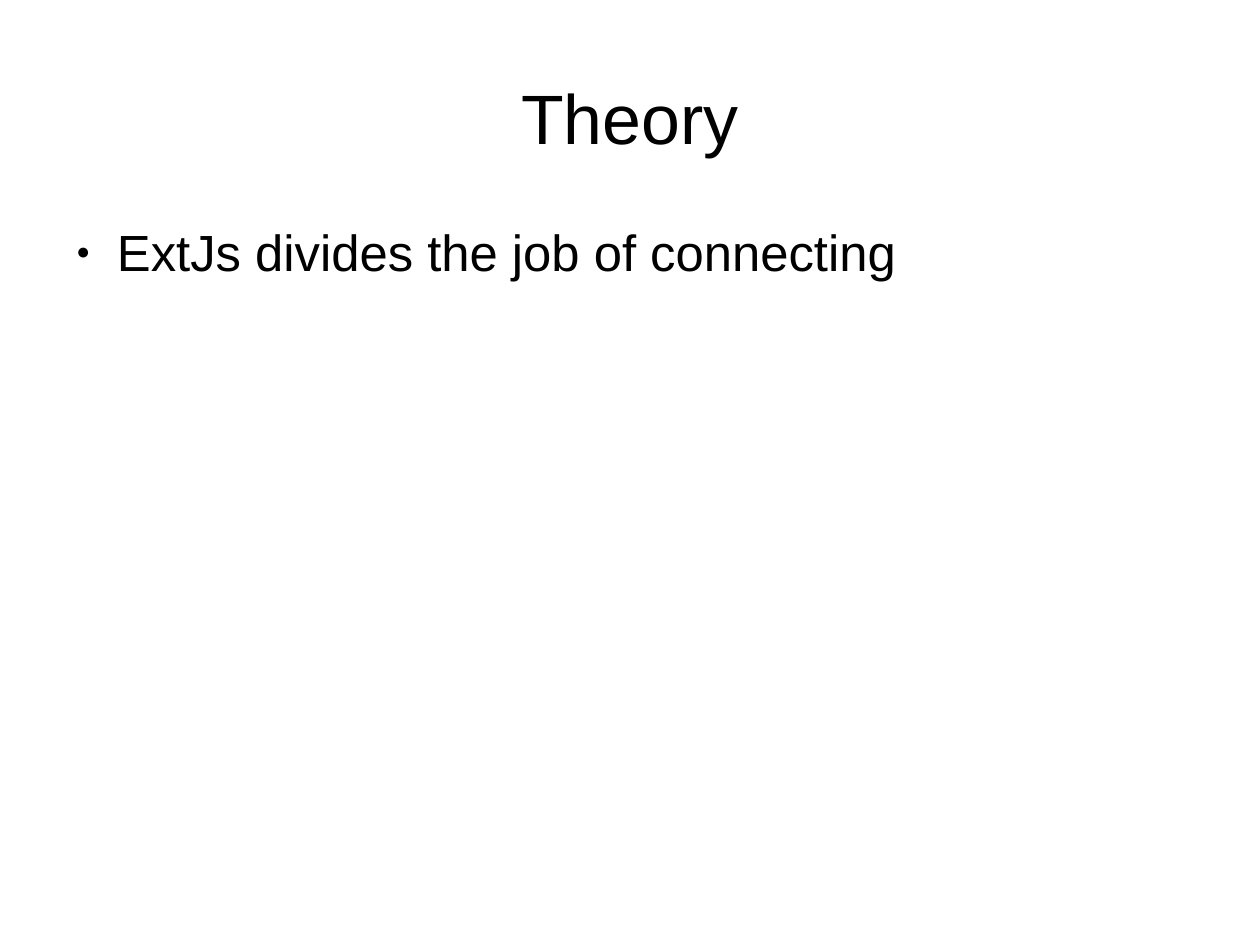
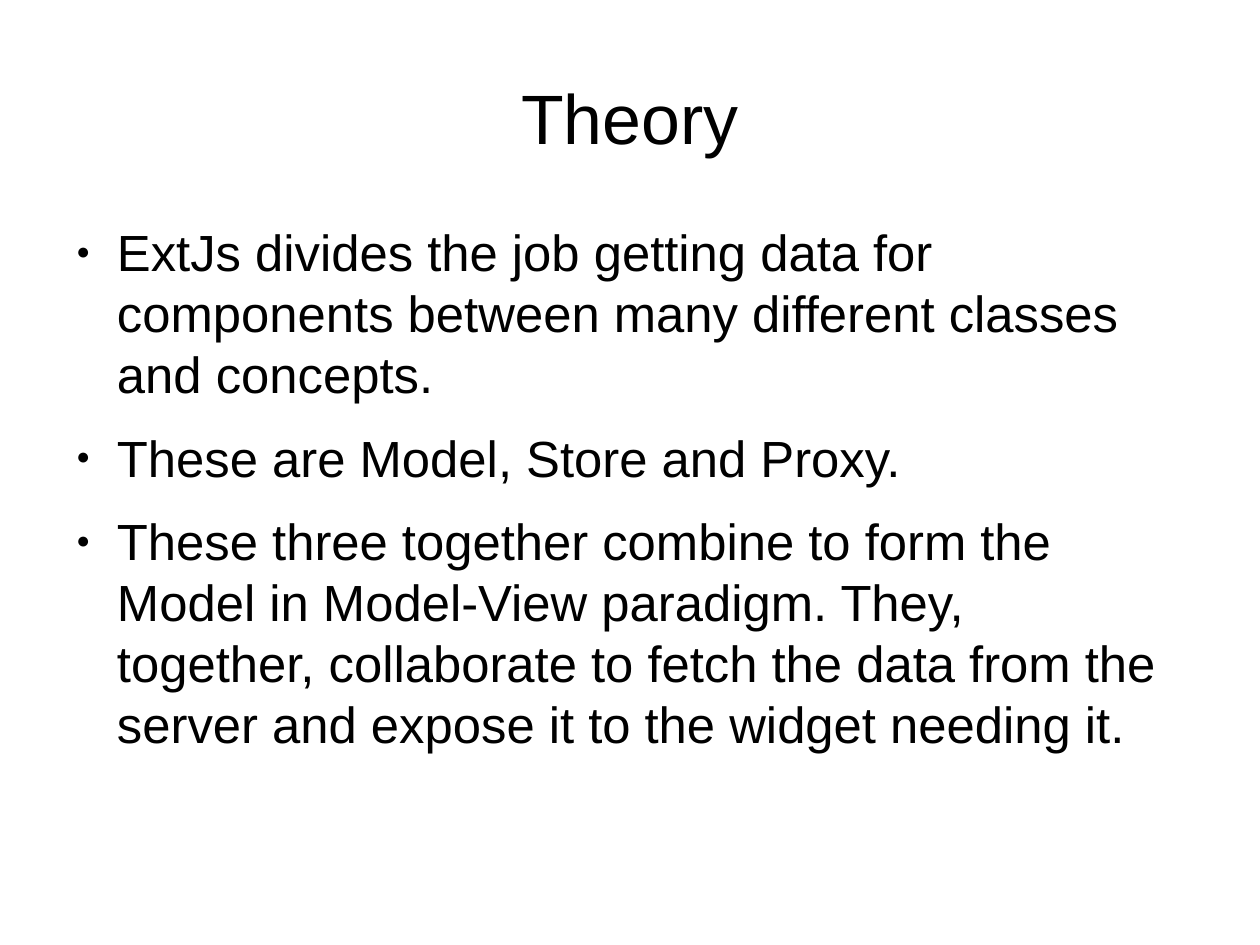
Before and after one commit to veltzer/demos, a slide deck: slide 2 of javascript/extjs/doc/extjs_data.odp. Drawn at 1260x945 pixels with LibreOffice and Linux fonts; fonts in the diff are those of the drawing. Boxes give left, top, right and bottom in pixels: in the first picture for what was removed or moved away, otherwise in the second. Text is boxed around its words. In the diff, an @@ line names an element or a change of style, - is before the commit and + after.

```diff
--- a/javascript/extjs/doc/extjs_data.odp
+++ b/javascript/extjs/doc/extjs_data.odp
@@ text at bbox=[117, 234, 1156, 754]: text changed @@
-● ExtJs divides the job of connecting
+● ExtJs divides the job getting data for components between many different classes and concepts.
+● These are Model, Store and Proxy.
+● These three together combine to form the Model in Model-View paradigm. They, together, collaborate to fetch the data from the server and expose it to the widget needing it.
```
Also in this commit, not shown: 1 other slide changed, 1 other file.
